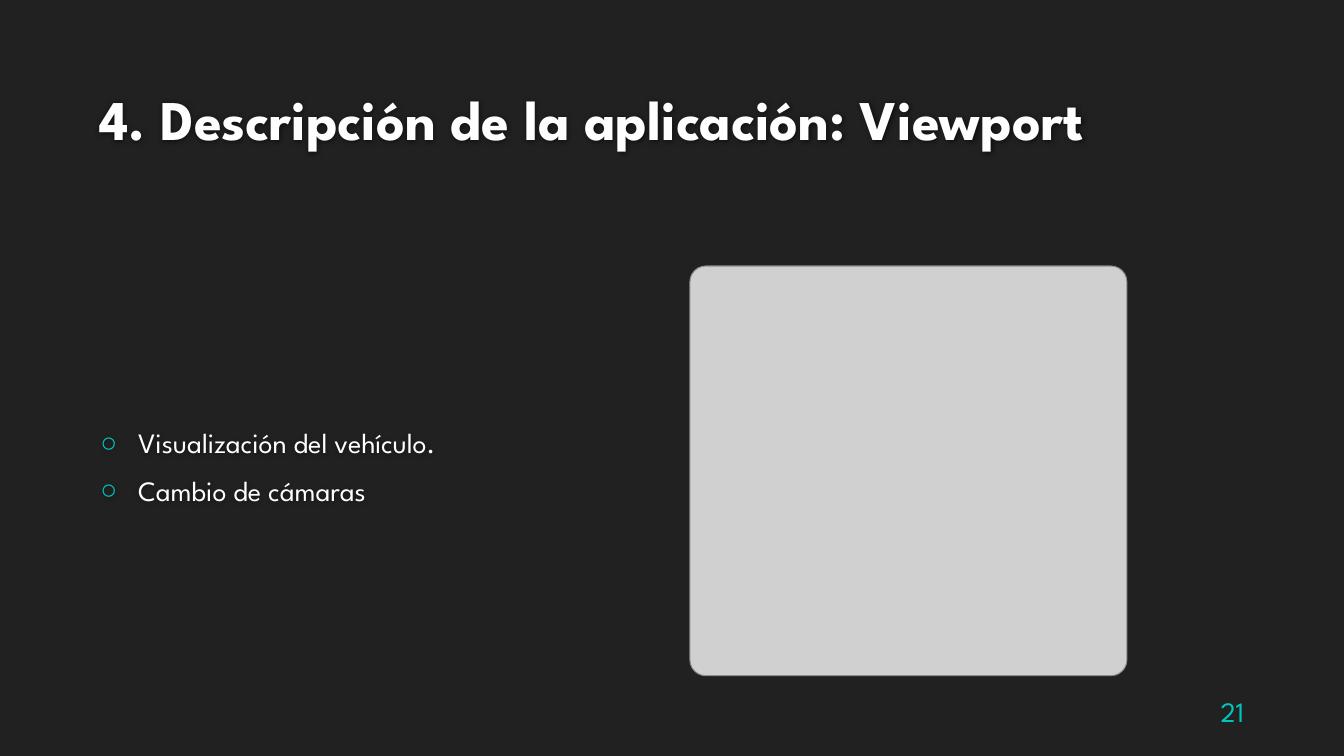
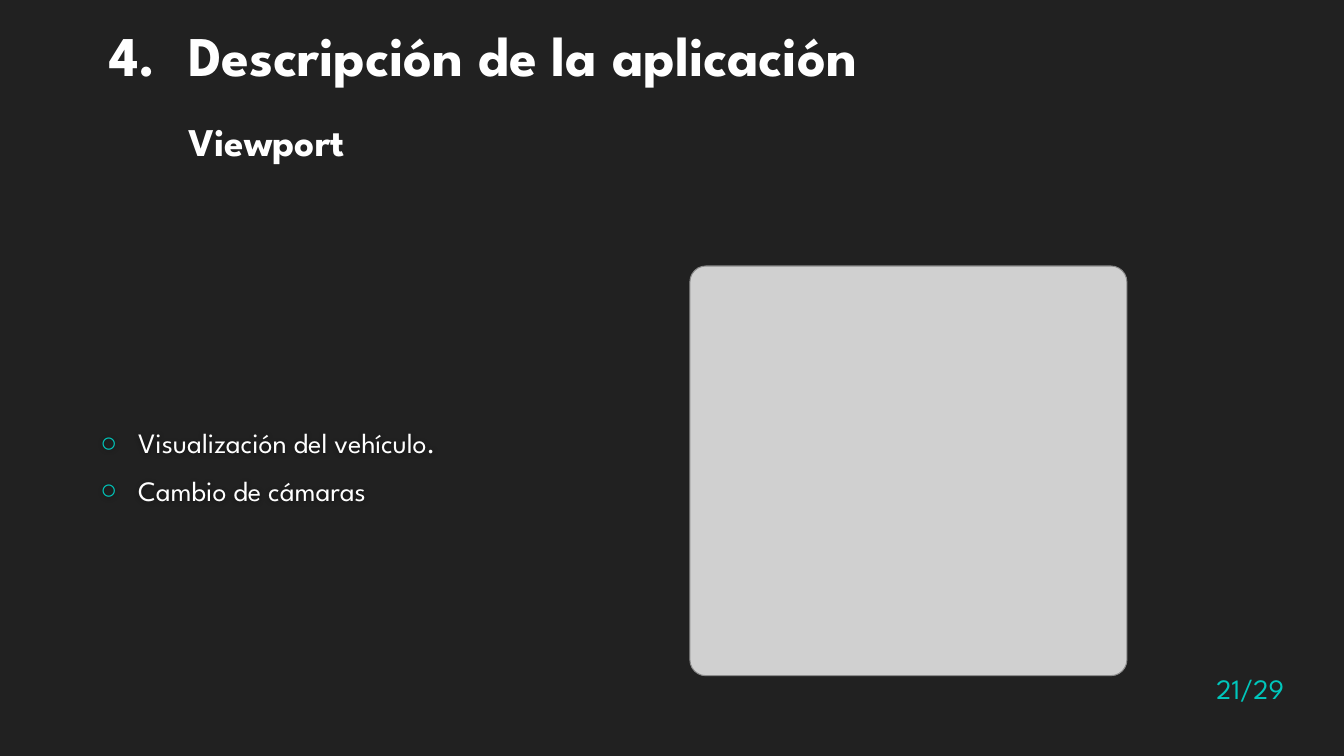
Before and after one commit to Zigic23/TFG-RobotSiguelineas, a slide deck: slide 21 of Presentación/Presentacion TFG.pptx. Drawn at 1344x756 pixels with LibreOffice and Linux fonts; fonts in the diff are those of the drawing; grey boxes stand for pictures; background and template pictures are left out. Boxes give left, top, right and bottom in pixels: in the first picture for what was removed or moved away, otherwise in the second. Text is boxed around its words. In the diff, an @@ line names an element or a change of style, - is before the commit and + after.

```diff
--- a/Presentación/Presentacion TFG.pptx
+++ b/Presentación/Presentacion TFG.pptx
@@ text "4. Descripción de la aplicación" at [109,37,857,164]: vertical alignment bottom to top @@
@@ text at [109,37,857,164]: text changed; text colour #FEFEFE to #FFFFFF @@
-4. Descripción de la aplicación: Viewport
+4. Descripción de la aplicación
+Viewport
@@ page number at [1216,679,1283,702]: text changed @@
-21
+21/29
```
Also in this commit, not shown: 27 other slides changed, 1 slide added, 1 slide removed, 4 other files.
